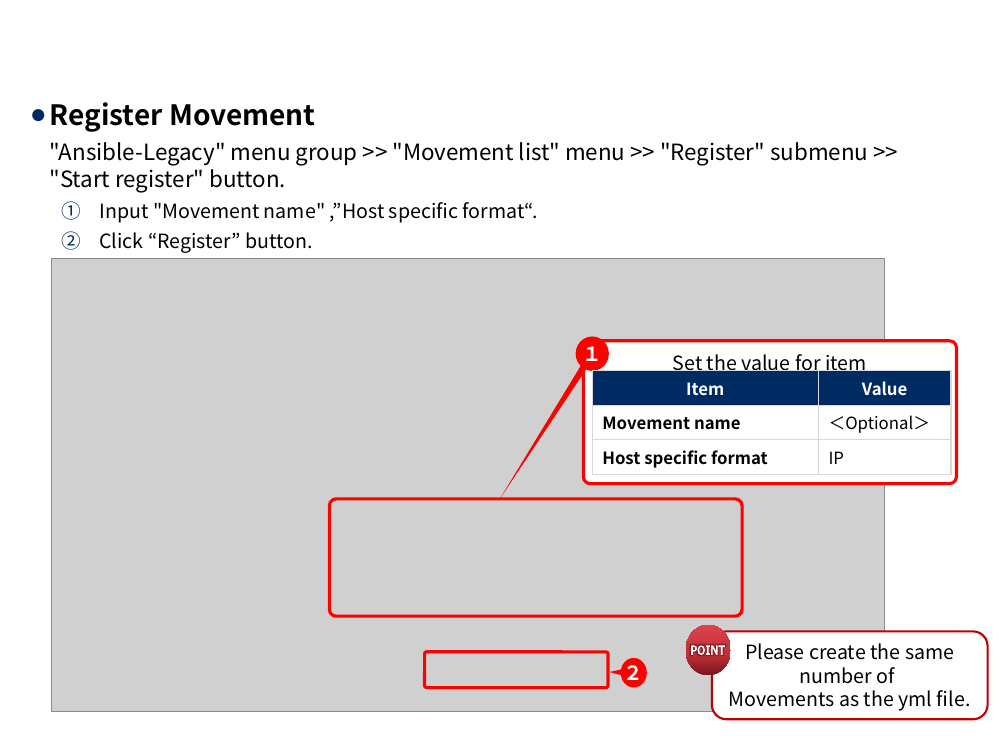
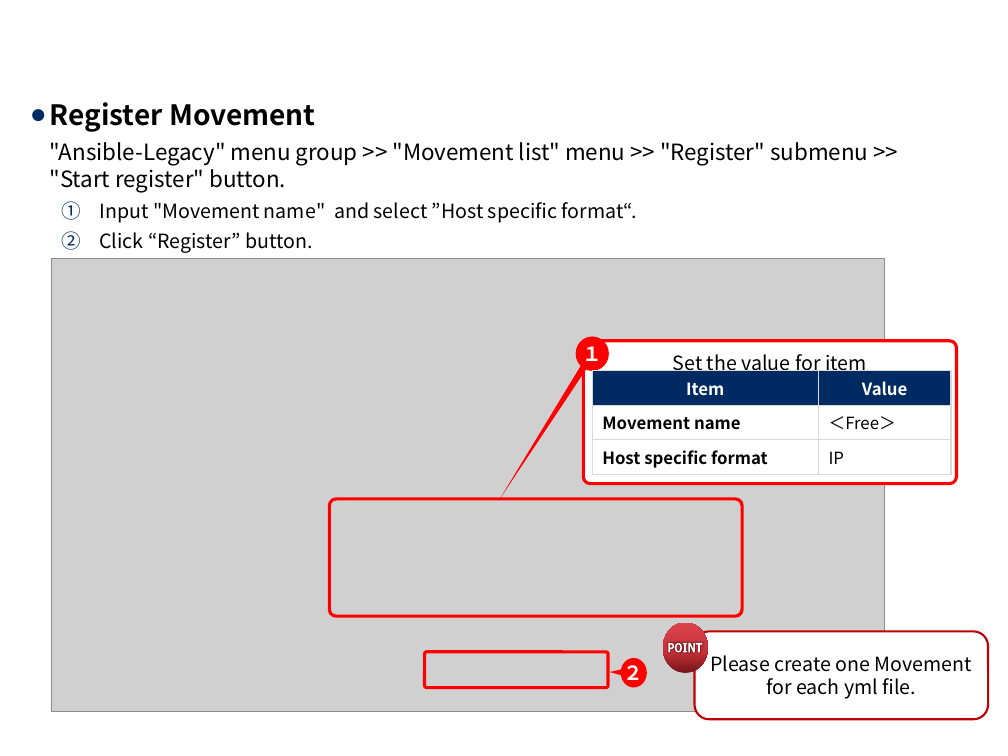
Before and after one commit to exastro-suite/it-automation-docs, a slide deck: slide 15 of asset/Learn/ITA-Conductor_practice_en.pptx. Drawn at 1008x756 pixels with LibreOffice and Linux fonts; fonts in the diff are those of the drawing; grey boxes stand for pictures; background and template pictures are left out. Boxes give left, top, right and bottom in pixels: in the first picture for what was removed or moved away, otherwise in the second. Text is boxed around its words. In the diff, an @@ line names an element or a change of style, - is before the commit and + after.

```diff
--- a/asset/Learn/ITA-Conductor_practice_en.pptx
+++ b/asset/Learn/ITA-Conductor_practice_en.pptx
@@ text at box(99, 202, 637, 223): text changed @@
-    1. Input "Movement name" ,”Host specific format“.
+    1. Input "Movement name" and select ”Host specific format“.
@@ table at box(593, 371, 952, 472) @@
-row 2, column 2: ＜Optional＞
+row 2, column 2: ＜Free＞
@@ ellipse: place and size @@
-ellipse at box(685, 625, 731, 675)
+ellipse at box(663, 623, 709, 673)
@@ freeform shape: place and size @@
-freeform shape at box(691, 645, 726, 655)
+freeform shape at box(668, 643, 703, 653)
@@ rounded rectangle "Please create one Movement for ...": place and size @@
-rounded rectangle "Please create one Movement for ..." at box(712, 631, 988, 719)
+rounded rectangle "Please create one Movement for ..." at box(695, 631, 988, 719)
@@ text in rounded rectangle at box(710, 655, 972, 699): text changed @@
-Please create the same number of
-Movements as the yml file.
+Please create one Movement for each yml file.
```
Also in this commit, not shown: 19 other slides changed, 5 other files.
